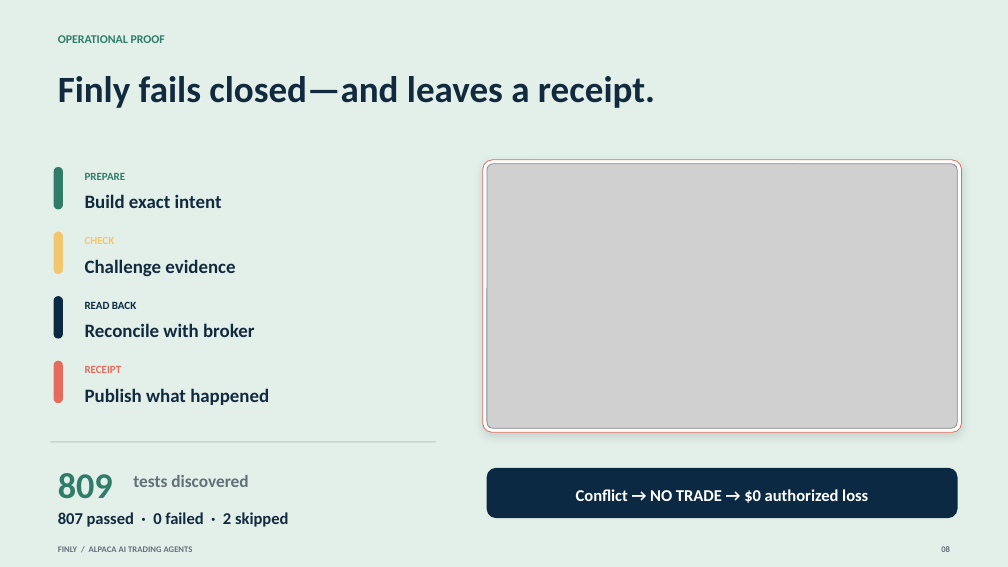
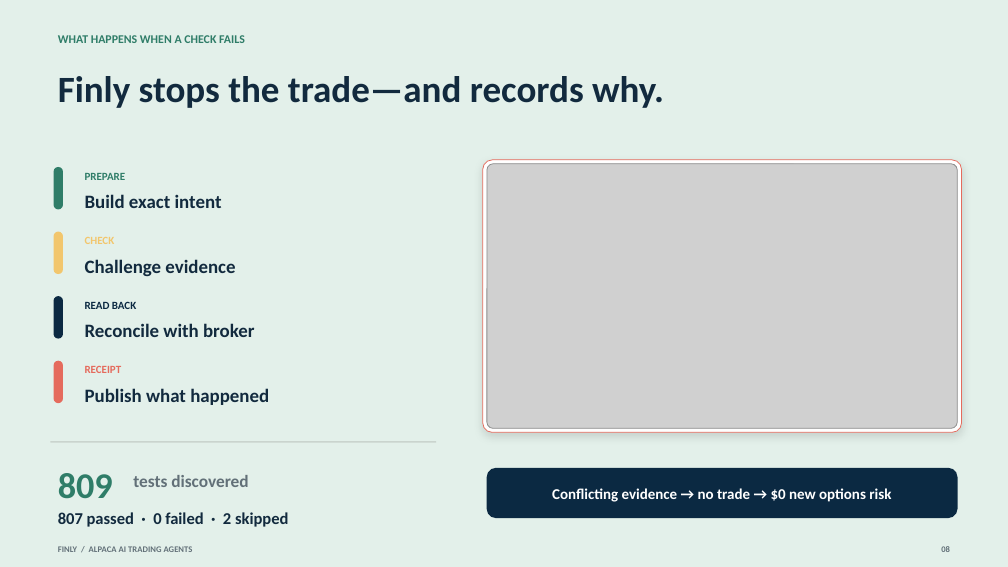
Before and after one commit to owlsowo/finly-bot, a slide deck: slide 8 of public/judge/Finly_Consulting_Deck.pptx. Drawn at 1008x567 pixels with LibreOffice and Linux fonts; fonts in the diff are those of the drawing; grey boxes stand for pictures. Boxes give left, top, right and bottom in pixels: in the first picture for what was removed or moved away, otherwise in the second. Text is boxed around its words. In the diff, an @@ line names an element or a change of style, - is before the commit and + after.

Commit message:
Clarify Finly for public and technical judges

```diff
--- a/public/judge/Finly_Consulting_Deck.pptx
+++ b/public/judge/Finly_Consulting_Deck.pptx
@@ text at (x1=58, y1=35, x2=245, y2=43): text changed @@
-OPERATIONAL PROOF
+WHAT HAPPENS WHEN A CHECK FAILS
@@ text at (x1=58, y1=76, x2=664, y2=108): text changed @@
-Finly fails closed—and leaves a receipt.
+Finly stops the trade—and records why.
@@ text at (x1=552, y1=488, x2=891, y2=502): text changed; size 15.8 to 14.2 pt @@
-Conflict → NO TRADE → $0 authorized loss
+Conflicting evidence → no trade → $0 new options risk
```
Also in this commit, not shown: 8 other slides changed, 34 other files.
